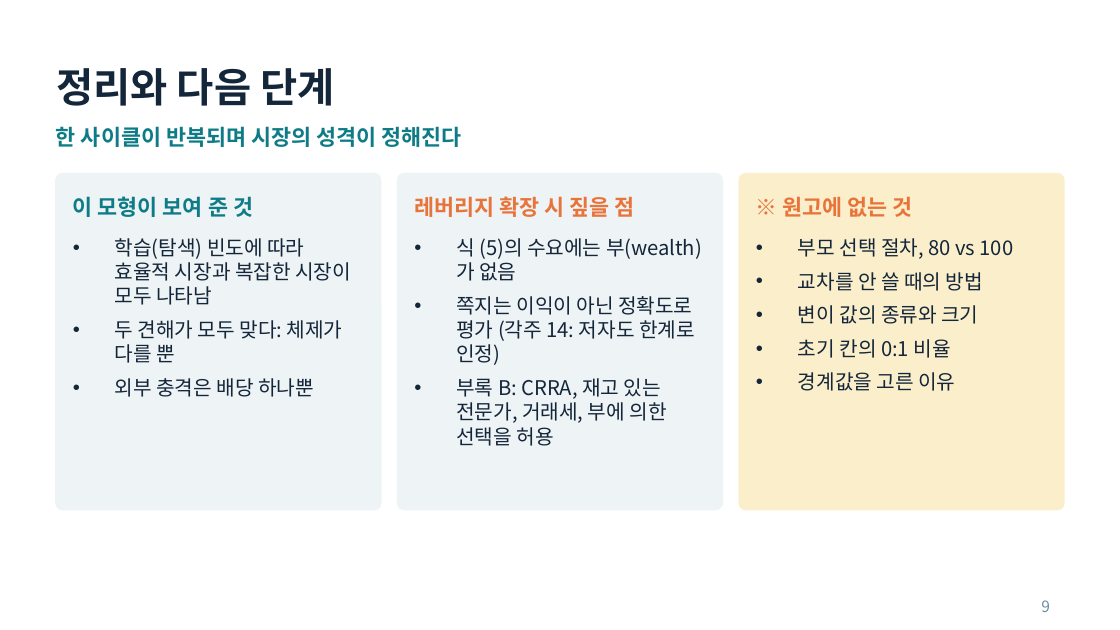
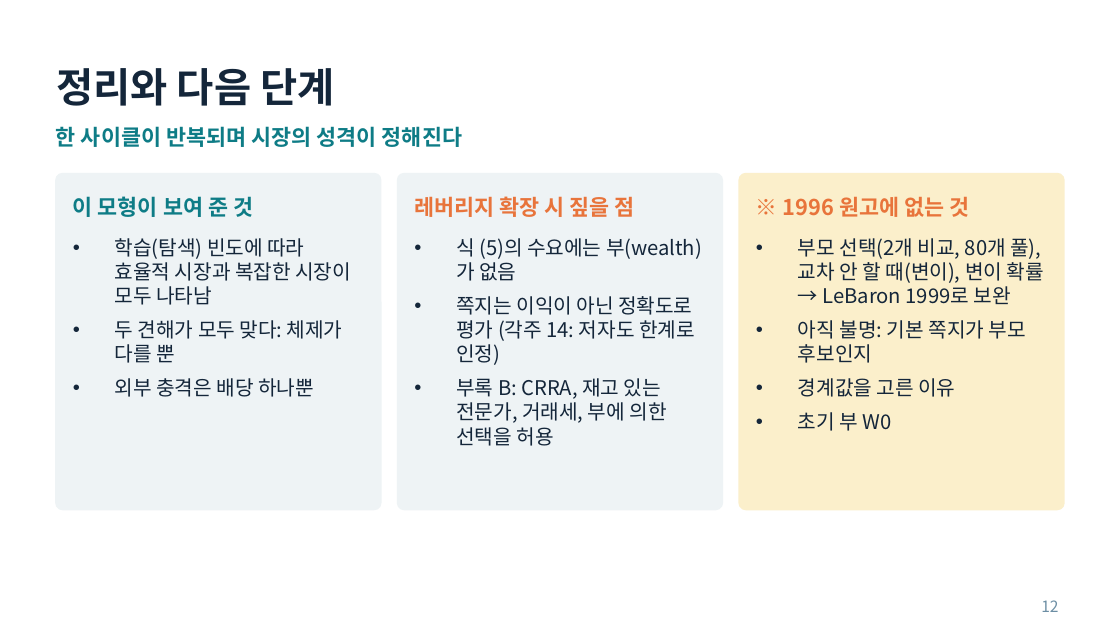
Before and after one commit to dbcodnjs02-netizen/business-agent_lab, a slide deck: slide 12 of SFI-GA_발표.pptx (slide 9 before the commit). Drawn at 1120x630 pixels with LibreOffice and Linux fonts; fonts in the diff are those of the drawing. Boxes give left, top, right and bottom in pixels: in the first picture for what was removed or moved away, otherwise in the second. Text is boxed around its words. In the diff, an @@ line names an element or a change of style, - is before the commit and + after.

```diff
--- a/SFI-GA_발표.pptx
+++ b/SFI-GA_발표.pptx
@@ text at (783,197,969,217): text changed @@
-※ 원고에 없는 것
+※ 1996 원고에 없는 것
@@ text at (798,238,1044,363): text changed @@
-• 부모 선택 절차, 80 vs 100
-• 교차를 안 쓸 때의 방법
-• 변이 값의 종류와 크기
-• 초기 칸의 0:1 비율
+• 부모 선택(2개 비교, 80개 풀), 교차 안 할 때(변이), 변이 확률 → LeBaron 1999로 보완
+• 아직 불명: 기본 쪽지가 부모 후보인지
@@ text at (798,412,892,431): paragraph added @@
+• 초기 부 W0
@@ page number at (1041,600,1058,612): text changed @@
-9
+12
```
Also in this commit, not shown: 4 other slides changed, 3 slides added.
